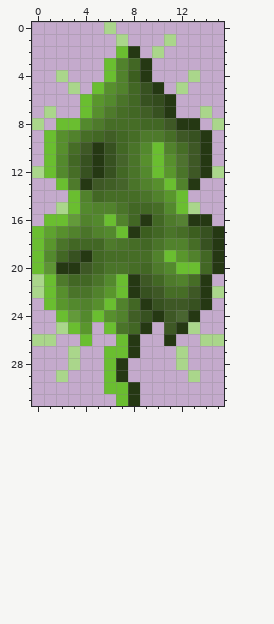
One commit to this pixel-art sprite: sprites/plant.png. This is how it looked before the edit.
The file is 16x32 pixels. Colours within 5 levels of each other are drawn and written as one.
Now the later version:
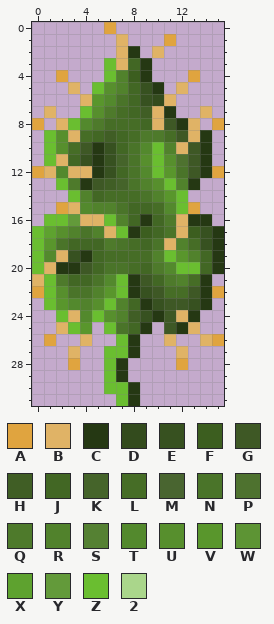
Palette (. is transparent): A #e0a43f  B #e0b366  C #253813  D #334b1d  E #375120  F #3c5e1f  G #3e5825  H #405e25  J #426724  K #45642a  L #466d26  M #496530  N #4a7429  P #4e722f  Q #4e7a2b  R #51822c  S #558133  T #53892d  U #578f2d  V #59962c  W #5d9434  X #5ea22f  Y #639a3a  Z #6abe30  2 #aad68b
Commit: Change color of plant hairs to orange
The exact change:
The author changed colour 2 to colour A in row 0 at x 6; in row 1 at x 11; in row 4 at x 2 and 13; in row 8 at x 0 and 15; in row 12 at x 0 and 15; in row 15 at x 2 and 13.
The author changed colour 2 to colour A in row 22 at x 0 and 15; in row 26 at x 1 and 15; in row 28 at x 3 and 12.
The author changed colour 2 to colour B in row 1 at x 7; in row 2 at x 10; in row 5 at x 3 and 12; in row 7 at x 1 and 14; in row 21 at x 0; in row 25 at x 2 and 13.
The author changed colour 2 to colour B in row 26 at x 14; in row 27 at x 3 and 12.
The author changed colour C to colour B in row 6 at x 11; in row 8 at x 13; in row 26 at x 11.
The author changed colour E to colour B in row 7 at x 10; in row 9 at x 13; in row 12 at x 4.
The author changed colour J to colour B in row 8 at x 10; in row 19 at x 2.
The author changed colour L to colour B in row 10 at x 12; in row 12 at x 3; in row 17 at x 12.
The author changed colour M to colour B in row 24 at x 12.
The author changed colour R to colour B in row 3 at x 7; in row 9 at x 3; in row 16 at x 4; in row 18 at x 11.
The author changed colour S to colour B in row 16 at x 12.
The author changed colour T to colour B in row 11 at x 2; in row 16 at x 5; in row 17 at x 6.
The author changed colour W to colour B in row 20 at x 1.
The author changed colour Y to colour B in row 24 at x 3.
The author changed colour Z to colour B in row 2 at x 7; in row 6 at x 4; in row 8 at x 2; in row 12 at x 1; in row 15 at x 3; in row 26 at x 4.
The edit erases colour 2 in row 26 at x 0; in row 29 at x 2 and 13.
Changed places in both pictures, as pixel boxes (x1, y1, x2, y2):
changed: (32, 22, 224, 382)
